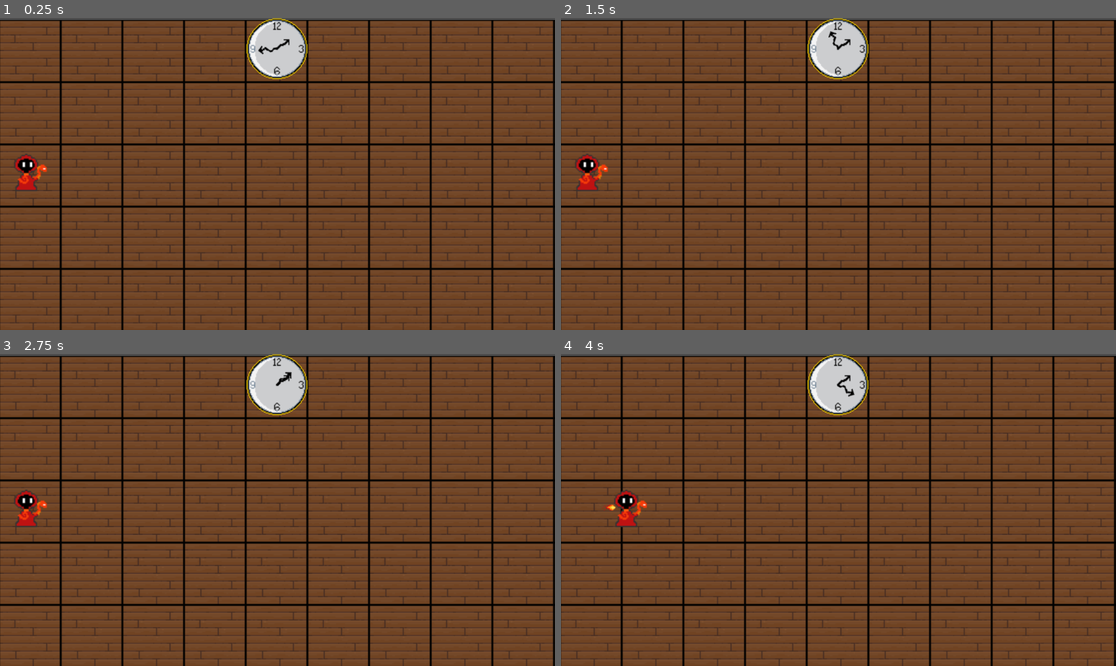
Above: before the commit, frames 1-4 (two rows, left to right).
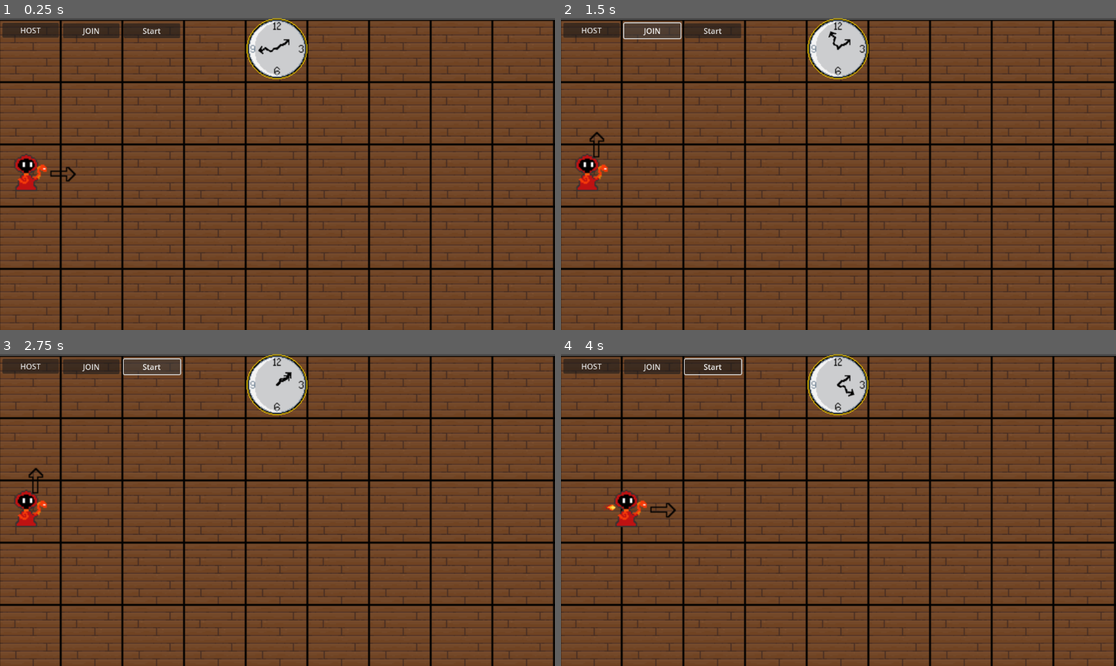
Above: after the commit, the same moments.

Repository: tredden330/Pixel_Wiz
Game: Godot game, scene res://level.tscn
Two runs of this game, one before a commit and one after it. Both use one fixed random seed, a clock stepped at 60 frames per second and the inputs below.
Inputs (mouse positions are in pixels of both pictures, inside the frame that each line leads up to):
- Up to frame 1 (0.25 s): no input
- Up to frame 2 (1.5 s): click (594, 30) at 0.5 s, where only the run after the commit has a clickable "HOST"; click (649, 30) at 1.25 s, where only the run after the commit has a clickable "JOIN"
- Up to frame 3 (2.75 s): click (149, 366) at 2 s, where only the run after the commit has a clickable "Start"
- Up to frame 4 (4 s): click (710, 366) at 2.75 s, where only the run after the commit has a clickable "Start"; move the mouse to (960, 494) at 3.52 s; hold D (right) from 3.53 s (still down); hold E (fireball) from 3.53 s (still down)

The runs differ from the first frame. In frame 1, 1.5% of the frame differs, in the area x 0-33%, y 1-53%; in frame 2, 1.5%; in frame 3, 1.5%; in frame 4, 1.6%.

Commit message:
beginning of networking

Diff:
--- a/wizard_battler/Scripts/Network Manager.gd
+++ b/wizard_battler/Scripts/Network Manager.gd
@@ -4,10 +4,6 @@
 
 # Called when the node enters the scene tree for the first time.
 func _ready():
-	if DisplayServer.get_name() == 'headless':
-		print('i am server!!')
-		peer.create_server(2010, 3)
-		multiplayer.multiplayer_peer = peer
 	else:
 		print('I am client!!')
 		peer.create_client('vm.thomasredden.com', 2010)
--- a/wizard_battler/Scripts/player.gd
+++ b/wizard_battler/Scripts/player.gd
@@ -21,7 +21,7 @@
 
 # Called every frame. 'delta' is the elapsed time since the previous frame.
 func _process(delta):
-	#fetch sprite2d
+	#fetch sprite2d, set animation
 	var idleAnimation = $Fire_Idle
 	var castingAnimation = $Fire_Casting
 	idleAnimation.visible = true
--- /dev/null
+++ b/wizard_battler/control.tscn
@@ -0,0 +1,36 @@
+[gd_scene load_steps=2 format=3 uid="uid://vkmsrx3kqbfe"]
+
+[ext_resource type="Script" path="res://multiplayer_controller.gd" id="1_ob4f5"]
+
+[node name="Control" type="Control"]
+layout_mode = 3
+anchors_preset = 15
+anchor_right = 1.0
+anchor_bottom = 1.0
+grow_horizontal = 2
+grow_vertical = 2
+script = ExtResource("1_ob4f5")
+
+[node name="Host" type="Button" parent="."]
+layout_mode = 0
+offset_left = 5.0
+offset_top = 10.0
+offset_right = 122.0
+offset_bottom = 33.0
+text = "HOST"
+
+[node name="Join" type="Button" parent="Host"]
+offset_left = 126.0
+offset_top = 1.0
+offset_right = 243.0
+offset_bottom = 32.0
+text = "JOIN"
+
+[node name="Start" type="Button" parent="."]
+offset_left = 257.0
+offset_top = 11.0
+offset_right = 374.0
+offset_bottom = 42.0
+text = "Start"
+
+[connection signal="button_down" from="Host/Join" to="." method="_on_join_button_down"]
--- a/wizard_battler/level.tscn
+++ b/wizard_battler/level.tscn
@@ -1,22 +1,16 @@
-[gd_scene load_steps=7 format=3 uid="uid://c0568nyr02eu0"]
+[gd_scene load_steps=6 format=3 uid="uid://c0568nyr02eu0"]
 
 [ext_resource type="Script" path="res://level.gd" id="1_4c6x7"]
 [ext_resource type="PackedScene" uid="uid://ccos6b67hpvga" path="res://floor.tscn" id="1_chu3p"]
 [ext_resource type="PackedScene" uid="uid://bb0wxkjct7qbb" path="res://player_1.tscn" id="2_vg8ex"]
 [ext_resource type="PackedScene" uid="uid://borx6ycps6fvi" path="res://clock.tscn" id="4_uvoia"]
-[ext_resource type="Script" path="res://Scripts/Network Manager.gd" id="6_2vom2"]
-[ext_resource type="PackedScene" uid="uid://qvbdt7hbb1co" path="res://fireball.tscn" id="6_qbljj"]
+[ext_resource type="PackedScene" uid="uid://vkmsrx3kqbfe" path="res://control.tscn" id="5_ynvhy"]
 
 [node name="Level" type="Node2D"]
 script = ExtResource("1_4c6x7")
 
 [node name="Floor" parent="." instance=ExtResource("1_chu3p")]
 position = Vector2(0, 4)
-
-[node name="Fireball" parent="." instance=ExtResource("6_qbljj")]
-visible = false
-position = Vector2(449, 195)
-scale = Vector2(2.5, 2.5)
 
 [node name="Player1" parent="." instance=ExtResource("2_vg8ex")]
 position = Vector2(72, 322)
@@ -26,4 +20,5 @@
 scale = Vector2(1.97, 1.97)
 
 [node name="Network Manager" type="Node" parent="."]
-script = ExtResource("6_2vom2")
+
+[node name="Control" parent="." instance=ExtResource("5_ynvhy")]
--- /dev/null
+++ b/wizard_battler/multiplayer_controller.gd
@@ -0,0 +1,46 @@
+extends Control
+
+@export var Address = "127.0.0.1"
+
+var peer = ENetMultiplayerPeer.new()
+
+# Called when the node enters the scene tree for the first time.
+func _ready():
+	multiplayer.peer_connected.connect(peer_connected)
+	multiplayer.peer_disconnected.connect(peer_disconnected)
+	multiplayer.connected_to_server.connect(connected_to_server)
+	multiplayer.connection_failed.connect(connection_failed)
+
+	if DisplayServer.get_name() == 'headless':
+		print('i am server!!')
+		var server = peer.create_server(2010, 3)
+		if server != OK:
+			print("hosting error: " + server)
+		multiplayer.set_multiplayer_peer(peer)
+		print("Waiting for players...")
+
+
+
+
+
+# Called every frame. 'delta' is the elapsed time since the previous frame.
+func _process(delta):
+	pass
+
+func peer_connected(id):
+	print("Player Connected: " + str(id))
+
+func peer_disconnected(id):
+	print("Player Disconnected: " + id)
+
+func connected_to_server():
+	print("connected to server!")
+
+func connection_failed():
+	print("connection failed")
+
+func _on_join_button_down():
+	print("join button down")
+	peer = ENetMultiplayerPeer.new()
+	peer.create_client("192.168.0.255", 2010)
+	multiplayer.set_multiplayer_peer(peer)
--- a/wizard_battler/player_1.tscn
+++ b/wizard_battler/player_1.tscn
@@ -19,6 +19,5 @@
 [node name="Arrow_parent" type="Node2D" parent="."]
 
 [node name="Arrow" type="Sprite2D" parent="Arrow_parent"]
-visible = false
 position = Vector2(26, -1)
 texture = ExtResource("4_1ewdj")
Not shown, changed: wizard_battler/linux_export/wizard_battler.pck
